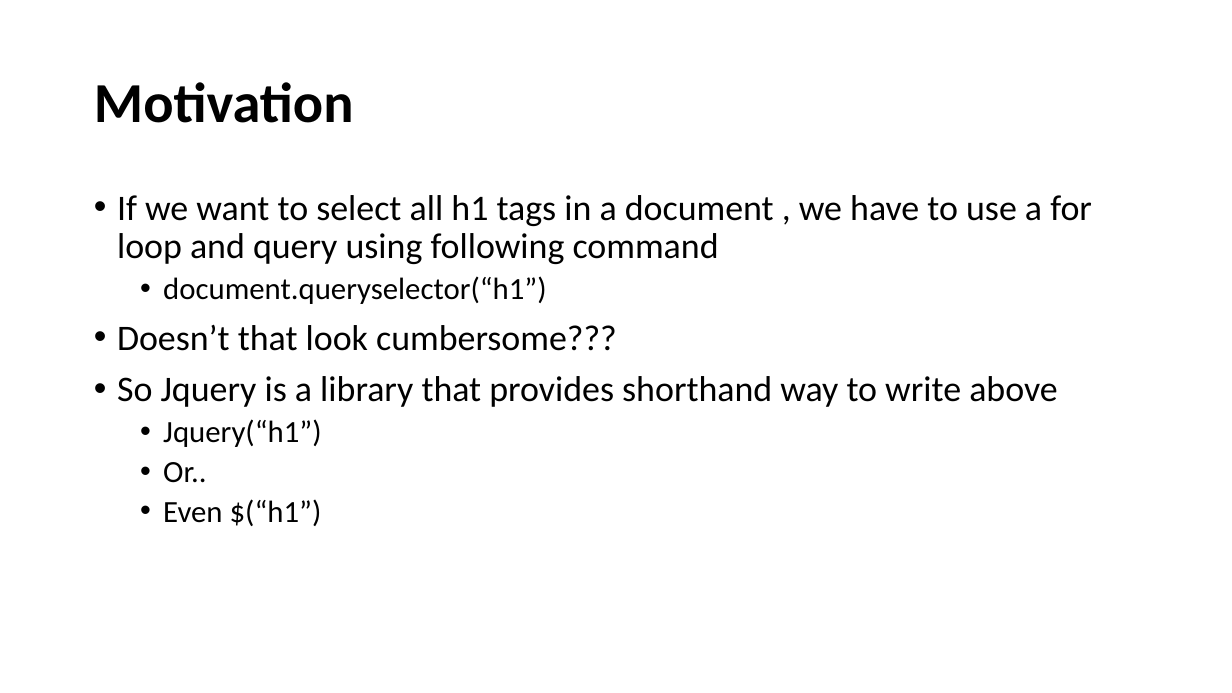
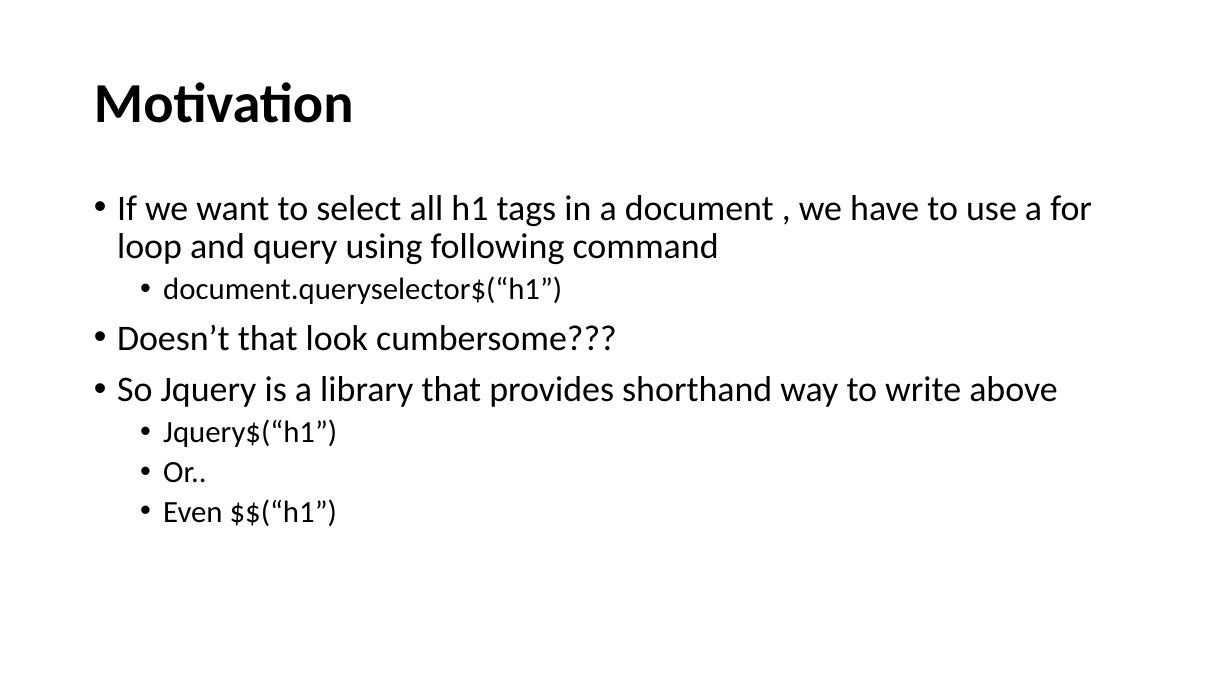
Before and after one commit to aroranishant8/WebDevelopment, a slide deck: slide 2 of Presentations/Section14_Jquery.pptx. Drawn at 1232x693 pixels with LibreOffice and Linux fonts; fonts in the diff are those of the drawing. Boxes give left, top, right and bottom in pixels: in the first picture for what was removed or moved away, otherwise in the second. Text is boxed around its words. In the diff, an @@ line names an element or a change of style, - is before the commit and + after.

```diff
--- a/Presentations/Section14_Jquery.pptx
+++ b/Presentations/Section14_Jquery.pptx
@@ text at [163, 276, 562, 304]: text changed @@
-  • document.queryselector(“h1”)
+  • document.queryselector$(“h1”)
@@ text at [163, 419, 337, 447]: text changed @@
-  • Jquery(“h1”)
+  • Jquery$(“h1”)
@@ text at [163, 499, 337, 526]: text changed @@
-  • Even $(“h1”)
+  • Even $$(“h1”)
```
Also in this commit, not shown: 3 other slides changed, 3 slides added, 1 slide removed, 11 other files.
